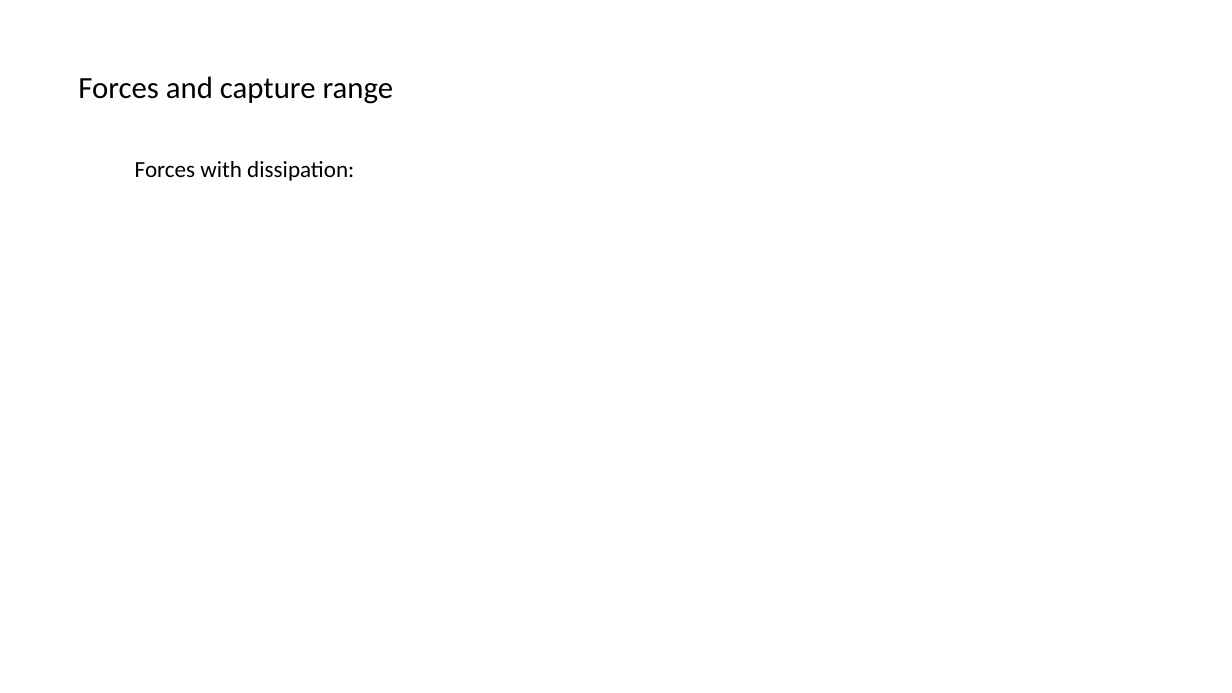
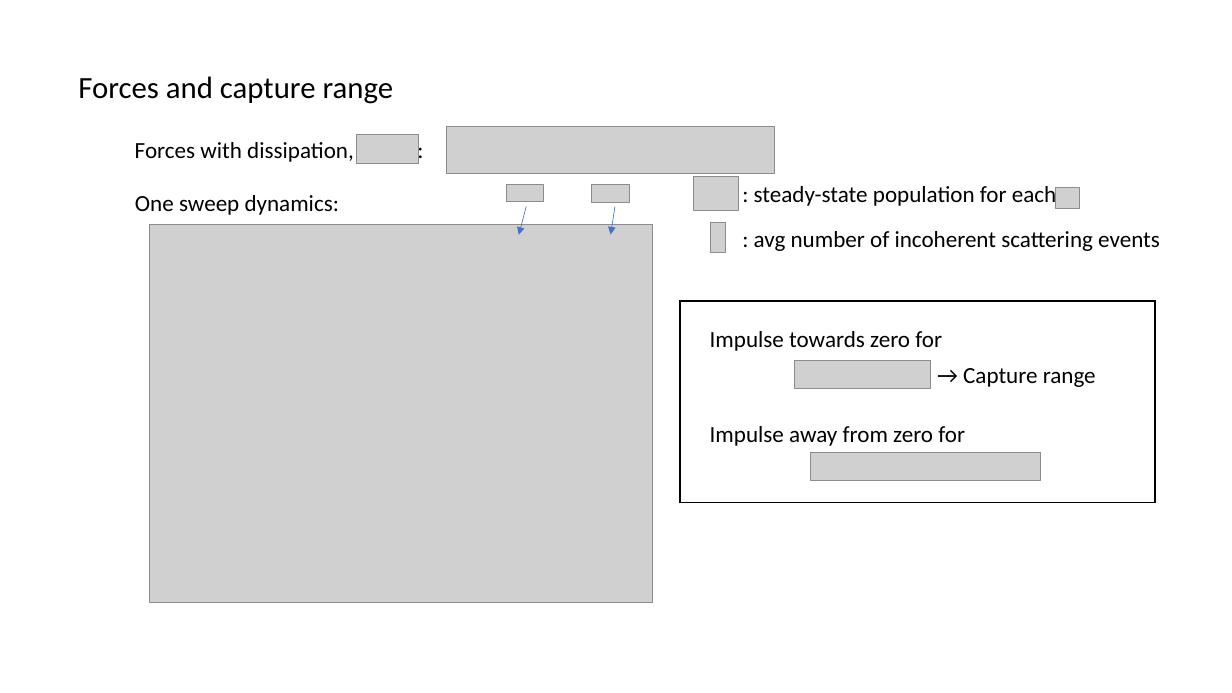
Before and after one commit to huanium/huanium, a slide deck: slide 7 of MIT PhD/ZGS/ZGS -Aug-26-2022/BUI-ZGS-Aug-26-2022.pptx. Drawn at 1232x693 pixels with LibreOffice and Linux fonts; fonts in the diff are those of the drawing; grey boxes stand for pictures. Boxes give left, top, right and bottom in pixels: in the first picture for what was removed or moved away, otherwise in the second. Text is boxed around its words. In the diff, an @@ line names an element or a change of style, - is before the commit and + after.

```diff
--- a/MIT PhD/ZGS/ZGS -Aug-26-2022/BUI-ZGS-Aug-26-2022.pptx
+++ b/MIT PhD/ZGS/ZGS -Aug-26-2022/BUI-ZGS-Aug-26-2022.pptx
@@ text at (x1=135, y1=142, x2=354, y2=162): text changed @@
-Forces with dissipation:
+Forces with dissipation, ::
@@ picture added at (x1=357, y1=134, x2=419, y2=164) @@
@@ picture added at (x1=446, y1=127, x2=775, y2=173) @@
@@ picture added at (x1=694, y1=177, x2=738, y2=211) @@
@@ text added at (x1=135, y1=195, x2=339, y2=215), 18 pt, text #000000 @@
+One sweep dynamics:
@@ picture added at (x1=506, y1=185, x2=543, y2=202) @@
@@ arrow added from (527, 206) to (518, 235), #4472C4 0.5 pt @@
@@ picture added at (x1=592, y1=185, x2=629, y2=202) @@
@@ arrow added from (616, 206) to (611, 235), #4472C4 0.5 pt @@
@@ text added at (x1=754, y1=186, x2=1056, y2=208), 18 pt, text #000000 @@
+: steady-state population for each
@@ picture added at (x1=1055, y1=187, x2=1080, y2=208) @@
@@ picture added at (x1=150, y1=225, x2=653, y2=603) @@
@@ picture added at (x1=711, y1=223, x2=726, y2=252) @@
@@ text added at (x1=754, y1=231, x2=1160, y2=251), 18 pt, text #000000 @@
+: avg number of incoherent scattering events
@@ rectangle added at (x1=680, y1=301, x2=1155, y2=503), outline #000000 1 pt @@
@@ text added at (x1=710, y1=331, x2=942, y2=351), 18 pt, text #000000 @@
+Impulse towards zero for
@@ picture added at (x1=795, y1=360, x2=932, y2=389) @@
@@ text added at (x1=963, y1=368, x2=1096, y2=387), 18 pt, text #000000 @@
+→ Capture range
@@ text added at (x1=710, y1=426, x2=965, y2=446), 18 pt, text #000000 @@
+Impulse away from zero for
@@ picture added at (x1=811, y1=452, x2=1041, y2=481) @@
```
Also in this commit, not shown: 1 other slide changed, 4 slides added, 24 other files.
